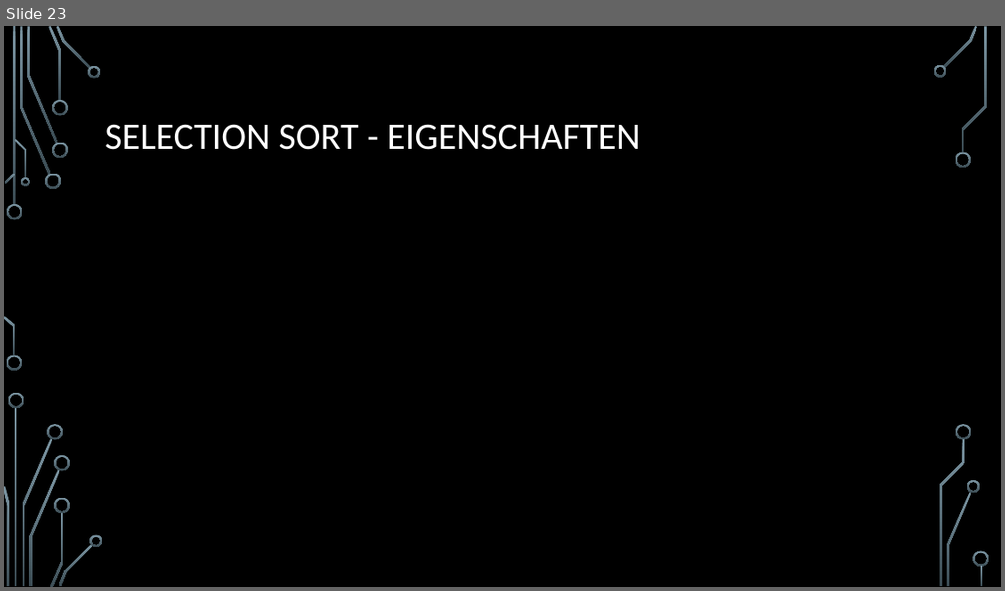
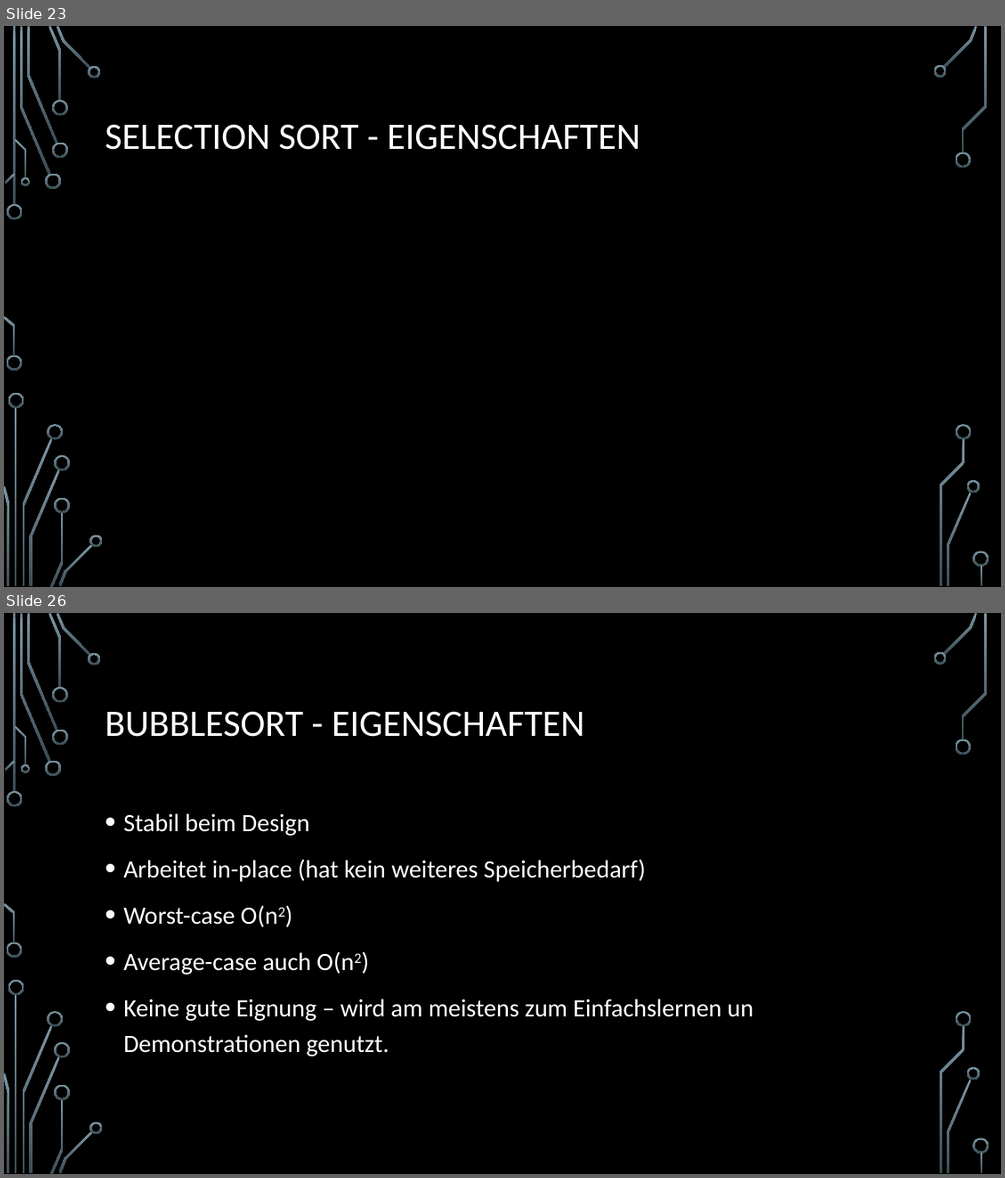
Before and after one commit to d-petrov/SortingAlgorithms, a slide deck: docs/sorting algorithms - presentation/Sortierverfahren.pptx. Shown one above the other, each under a label of ours: slide 23 before the commit, slides 23 and 26 after it; the slides between them are not shown. The pictures are 1005x591 and 1005x1178 pixels, drawn with LibreOffice and Linux fonts; fonts in the diff are those of the drawing; grey boxes stand for pictures; background and template pictures are left out. Boxes give left, top, right and bottom in pixels: in the first picture for what was removed or moved away, otherwise in the second. Text is boxed around its words. In the diff, an @@ line names an element or a change of style, - is before the commit and + after.

Commit message:
Added Bubblesort, Shellsort to docs and source, extended ignore

```diff
--- a/docs/sorting algorithms - presentation/Sortierverfahren.pptx
+++ b/docs/sorting algorithms - presentation/Sortierverfahren.pptx
@@ slide 26 added at bbox=[4, 613, 1001, 1174], background picture (left out); not listed: 36 template elements that a slide beside it also shows @@
@@ title added at bbox=[105, 711, 585, 737], 36 pt, text #FFFFFF @@
+BUBBLESORT - EIGENSCHAFTEN
@@ text added at bbox=[123, 813, 753, 1056], 24 pt, text #FFFFFF @@
+• Stabil beim Design
+• Arbeitet in-place (hat kein weiteres Speicherbedarf)
+• Worst-case O(n2)
+• Average-case auch O(n2)
+• Keine gute Eignung – wird am meistens zum Einfachslernen un Demonstrationen genutzt.
```
Also in this commit, not shown: 1 slide changed, 5 other slides added, 1 slide removed, 16 other files.
